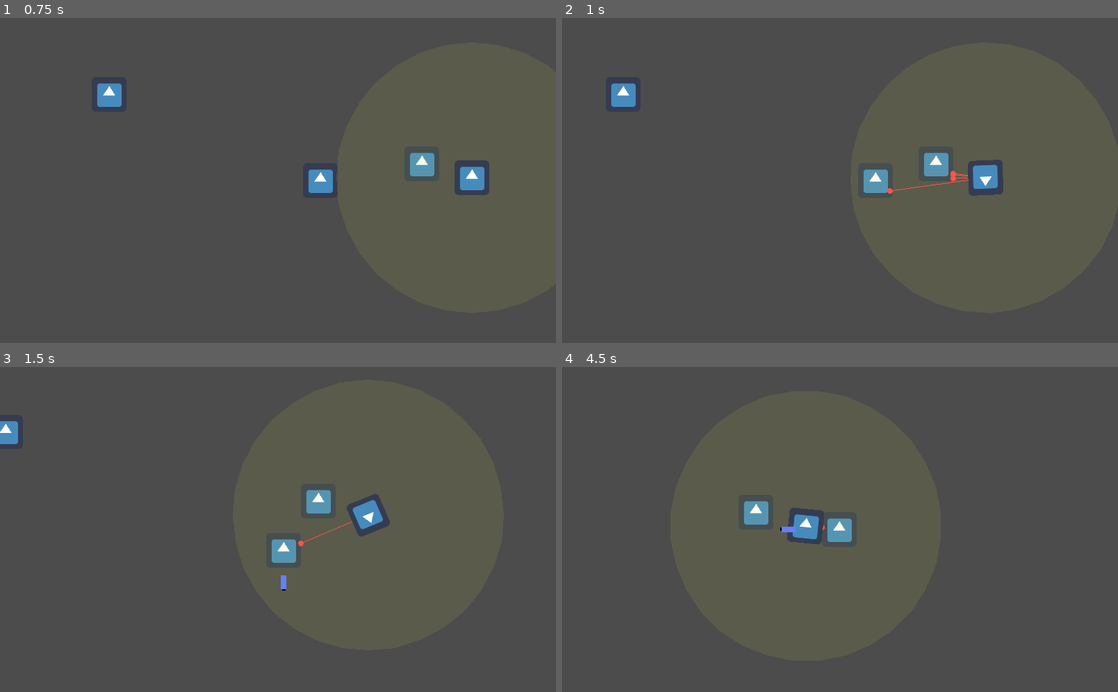
Above: before the commit, frames 1-4 (two rows, left to right).
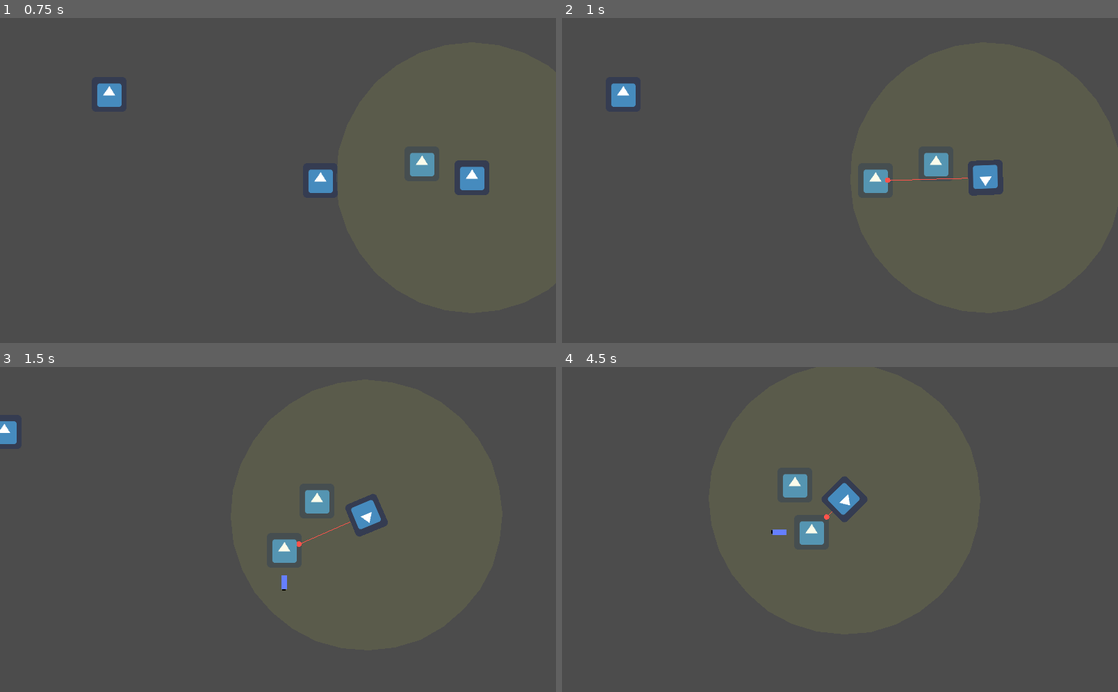
Above: after the commit, the same moments.

Repository: 4RandomProgrammer/EnterTheRain
Game: Godot game, scene res://Assets/Areas/Area1.tscn
The game is run twice, just before and just after one commit, with the same random seed, the same clock (stepped at 60 frames per second) and the same inputs. The engine's default icon, where the game draws it, is replaced by a stand-in: a white triangle on a blue panel in a dark square.
Inputs (mouse positions are in pixels of both pictures, inside the frame that each line leads up to):
- Up to frame 1 (0.75 s): tap Enter at 0.5 s; move the mouse to (400, 164) at 0.52 s; hold Right (ui_right) from 0.53 s (still down); tap Shift (Roll) at 0.6 s
- Up to frame 2 (1 s): keep holding Right (ui_right)
- Up to frame 3 (1.5 s): move the mouse to (166, 545) at 1.27 s; release Right (ui_right) at 1.28 s; hold Down (ui_down) from 1.28 s (still down); click (166, 545) at 1.35 s
- Up to frame 4 (4.5 s): move the mouse to (895, 458) at 2.02 s; release Down (ui_down) at 2.03 s; hold Right (ui_right) 2.03-2.78 s; tap Shift (Roll) at 2.1, 3.6 s; move the mouse to (812, 594) at 2.77 s; hold Up (ui_up) 2.78-3.53 s; click (812, 594) at 2.85 s; move the mouse to (1006, 578) at 3.52 s; hold Left (ui_left) from 3.53 s (still down); move the mouse to (673, 480) at 4.27 s; click (673, 480) at 4.35 s

Frame 1 is identical in both runs. In frame 2, 0.1% of the frame differs, in the area x 58-74%, y 47-55%; in frame 3, 0.4%; in frame 4, 2.2%, in the area x 32-55%, y 32-55%.

Commit message:
Hitbox and Hurtbox

Diff:
--- a/Enter the Rain/Assets/Player/Player.gd
+++ b/Enter the Rain/Assets/Player/Player.gd
@@ -8,6 +8,7 @@
 }
 
 #Variaveis
+onready var stats = $Stats
 var moveDirection = Vector2(0,0)
 export (int) var MAX_SPEED = 250
 var moveAnt = Vector2.RIGHT
@@ -28,7 +29,7 @@
 			estado_base(delta)
 
 		ROLL:
-			roll_state(delta)
+			roll_state()
 
 
 #Func para os estados
@@ -44,7 +45,7 @@
 	if Input.is_action_just_pressed("Roll"):
 		state = ROLL
 
-func roll_state(delta):
+func roll_state():
 	moveDirection += roll_vector * ROLL_SPEED
 	move()
 	state = MOVE
@@ -86,3 +87,12 @@
 
 func move():
 	moveDirection = move_and_slide(moveDirection)
+
+
+
+func _on_HurtBox_area_entered(area):
+	stats.Health -= 1
+
+
+func _on_Stats_no_health():
+	queue_free()
--- a/Enter the Rain/Assets/Player/Player.tscn
+++ b/Enter the Rain/Assets/Player/Player.tscn
@@ -1,14 +1,18 @@
-[gd_scene load_steps=4 format=2]
+[gd_scene load_steps=7 format=2]
 
 [ext_resource path="res://Assets/Player/Player.gd" type="Script" id=1]
 [ext_resource path="res://icon.png" type="Texture" id=2]
+[ext_resource path="res://Engine/HurtBox.tscn" type="PackedScene" id=3]
+[ext_resource path="res://Engine/Stats.tscn" type="PackedScene" id=5]
 
 [sub_resource type="RectangleShape2D" id=1]
+extents = Vector2( 28, 28 )
+
+[sub_resource type="RectangleShape2D" id=2]
 extents = Vector2( 32, 32 )
 
 [node name="Player" type="KinematicBody2D"]
 collision_layer = 2
-collision_mask = 2
 script = ExtResource( 1 )
 
 [node name="Sprite" type="Sprite" parent="."]
@@ -19,3 +23,16 @@
 
 [node name="Position2D" type="Position2D" parent="."]
 position = Vector2( 48, 0 )
+
+[node name="HurtBox" parent="." instance=ExtResource( 3 )]
+collision_layer = 4
+
+[node name="CollisionShape2D" parent="HurtBox" index="0"]
+shape = SubResource( 2 )
+
+[node name="Stats" parent="." instance=ExtResource( 5 )]
+MaxHealth = 4
+[connection signal="area_entered" from="HurtBox" to="." method="_on_HurtBox_area_entered"]
+[connection signal="no_health" from="Stats" to="." method="_on_Stats_no_health"]
+
+[editable path="HurtBox"]
--- a/Enter the Rain/Assets/Shot/Shot.gd
+++ b/Enter the Rain/Assets/Shot/Shot.gd
@@ -1,6 +1,8 @@
 extends Area2D
 
 const BULLET_SPEED = 500
+const DAMAGE = 1
+
 var Velocity = Vector2.ZERO
 var direction = Vector2.ZERO
 
@@ -16,3 +18,7 @@
 
 func _on_VisibilityNotifier2D_screen_exited():
 	queue_free()
+
+
+func _on_Shot_area_entered(area):
+	queue_free()
--- a/Enter the Rain/Assets/Shot/Shot.tscn
+++ b/Enter the Rain/Assets/Shot/Shot.tscn
@@ -8,6 +8,8 @@
 extents = Vector2( 32, 32 )
 
 [node name="Shot" type="Area2D"]
+collision_layer = 0
+collision_mask = 8
 script = ExtResource( 2 )
 __meta__ = {
 "_edit_group_": true
@@ -30,4 +32,5 @@
 [node name="Line2D" type="Line2D" parent="Node"]
 script = ExtResource( 3 )
 trail_length = 4
+[connection signal="area_entered" from="." to="." method="_on_Shot_area_entered"]
 [connection signal="screen_exited" from="VisibilityNotifier2D" to="." method="_on_VisibilityNotifier2D_screen_exited"]
--- a/Enter the Rain/Assets/Torreta/Torreta.gd
+++ b/Enter the Rain/Assets/Torreta/Torreta.gd
@@ -5,6 +5,7 @@
 export (PackedScene) var Bullet  # Deixa empacotar um objeto, que será o tiro da torreta.
 var vis_color = Color(.867, .91, .247, 0.1)
 var laser_color = Color(1.0, .329, .298)
+onready var stats = $Stats
 
 var target
 var hit_pos
@@ -69,3 +70,12 @@
 
 func _on_ShootTimer_timeout():  # "Fire rate" da torreta.
 	can_shoot = true
+
+
+func _on_HurtBox_area_entered(area):
+	stats.Health -= 1
+
+
+
+func _on_Stats_no_health():
+	queue_free()
--- a/Enter the Rain/Assets/Torreta/Torreta.tscn
+++ b/Enter the Rain/Assets/Torreta/Torreta.tscn
@@ -1,25 +1,33 @@
-[gd_scene load_steps=4 format=2]
+[gd_scene load_steps=9 format=2]
 
 [ext_resource path="res://icon2.png" type="Texture" id=1]
 [ext_resource path="res://Assets/Torreta/Torreta.gd" type="Script" id=2]
+[ext_resource path="res://Engine/HurtBox.tscn" type="PackedScene" id=3]
+[ext_resource path="res://Engine/Stats.tscn" type="PackedScene" id=4]
+[ext_resource path="res://Engine/Hitbox.tscn" type="PackedScene" id=5]
 
 [sub_resource type="RectangleShape2D" id=1]
-extents = Vector2( 27.523, 28.417 )
+extents = Vector2( 27, 25 )
+
+[sub_resource type="RectangleShape2D" id=2]
+extents = Vector2( 32, 32 )
+
+[sub_resource type="RectangleShape2D" id=3]
+extents = Vector2( 32, 32 )
 
 [node name="Torreta" type="KinematicBody2D"]
-collision_layer = 4
-collision_mask = 3
+collision_layer = 16
+collision_mask = 6
 script = ExtResource( 2 )
 
 [node name="Sprite" type="Sprite" parent="."]
 texture = ExtResource( 1 )
 
 [node name="CollisionShape2D" type="CollisionShape2D" parent="."]
-visible = false
 shape = SubResource( 1 )
 
 [node name="Alcance" type="Area2D" parent="."]
-collision_layer = 8
+collision_layer = 0
 collision_mask = 2
 
 [node name="CollisionShape2D" type="CollisionShape2D" parent="Alcance"]
@@ -27,6 +35,29 @@
 [node name="ShootTimer" type="Timer" parent="."]
 one_shot = true
 autostart = true
+
+[node name="HurtBox" parent="." instance=ExtResource( 3 )]
+collision_layer = 8
+
+[node name="CollisionShape2D" parent="HurtBox" index="0"]
+visible = false
+shape = SubResource( 2 )
+
+[node name="Hitbox" parent="." instance=ExtResource( 5 )]
+collision_layer = 0
+collision_mask = 4
+
+[node name="CollisionShape2D" parent="Hitbox" index="0"]
+shape = SubResource( 3 )
+
+[node name="Stats" parent="." instance=ExtResource( 4 )]
+MaxHealth = 2
 [connection signal="body_entered" from="Alcance" to="." method="_on_Alcance_body_entered"]
 [connection signal="body_exited" from="Alcance" to="." method="_on_Alcance_body_exited"]
 [connection signal="timeout" from="ShootTimer" to="." method="_on_ShootTimer_timeout"]
+[connection signal="area_entered" from="HurtBox" to="." method="_on_HurtBox_area_entered"]
+[connection signal="no_health" from="Stats" to="." method="_on_Stats_no_health"]
+
+[editable path="HurtBox"]
+
+[editable path="Hitbox"]
--- a/Enter the Rain/Assets/Torreta/TurretBullet.gd
+++ b/Enter the Rain/Assets/Torreta/TurretBullet.gd
@@ -2,6 +2,8 @@
 
 var speed = 700
 var velocity = Vector2()
+
+const DAMAGE = 1
 
 func start(pos, dir):
 	position = pos
--- a/Enter the Rain/Assets/Torreta/TurretBullet.tscn
+++ b/Enter the Rain/Assets/Torreta/TurretBullet.tscn
@@ -3,8 +3,7 @@
 [ext_resource path="res://Assets/Torreta/TurretBullet.gd" type="Script" id=1]
 
 [node name="TurretBullet" type="Area2D"]
-collision_layer = 16
-collision_mask = 3
+collision_mask = 4
 script = ExtResource( 1 )
 
 [node name="CollisionPolygon2D" type="CollisionPolygon2D" parent="."]
--- /dev/null
+++ b/Enter the Rain/Engine/Hitbox.tscn
@@ -0,0 +1,5 @@
+[gd_scene format=2]
+
+[node name="Hitbox" type="Area2D"]
+
+[node name="CollisionShape2D" type="CollisionShape2D" parent="."]
--- /dev/null
+++ b/Enter the Rain/Engine/HurtBox.tscn
@@ -0,0 +1,7 @@
+[gd_scene format=2]
+
+[node name="HurtBox" type="Area2D"]
+collision_layer = 0
+collision_mask = 0
+
+[node name="CollisionShape2D" type="CollisionShape2D" parent="."]
--- /dev/null
+++ b/Enter the Rain/Engine/Stats.gd
@@ -0,0 +1,11 @@
+extends Node
+
+export(int) var  MaxHealth = 1
+onready var Health = MaxHealth setget set_health
+
+signal no_health
+
+func set_health(value):
+	Health = value
+	if Health <= 0:
+		emit_signal("no_health")
--- /dev/null
+++ b/Enter the Rain/Engine/Stats.tscn
@@ -0,0 +1,6 @@
+[gd_scene load_steps=2 format=2]
+
+[ext_resource path="res://Engine/Stats.gd" type="Script" id=1]
+
+[node name="Stats" type="Node"]
+script = ExtResource( 1 )
--- a/Enter the Rain/project.godot
+++ b/Enter the Rain/project.godot
@@ -70,7 +70,9 @@
 
 2d_physics/layer_1="World"
 2d_physics/layer_2="Player"
-2d_physics/layer_3="Enemies"
+2d_physics/layer_3="PlayerHurtBox"
+2d_physics/layer_4="EnemyHurtbox"
+2d_physics/layer_5="Enemy"
 
 [rendering]
 
